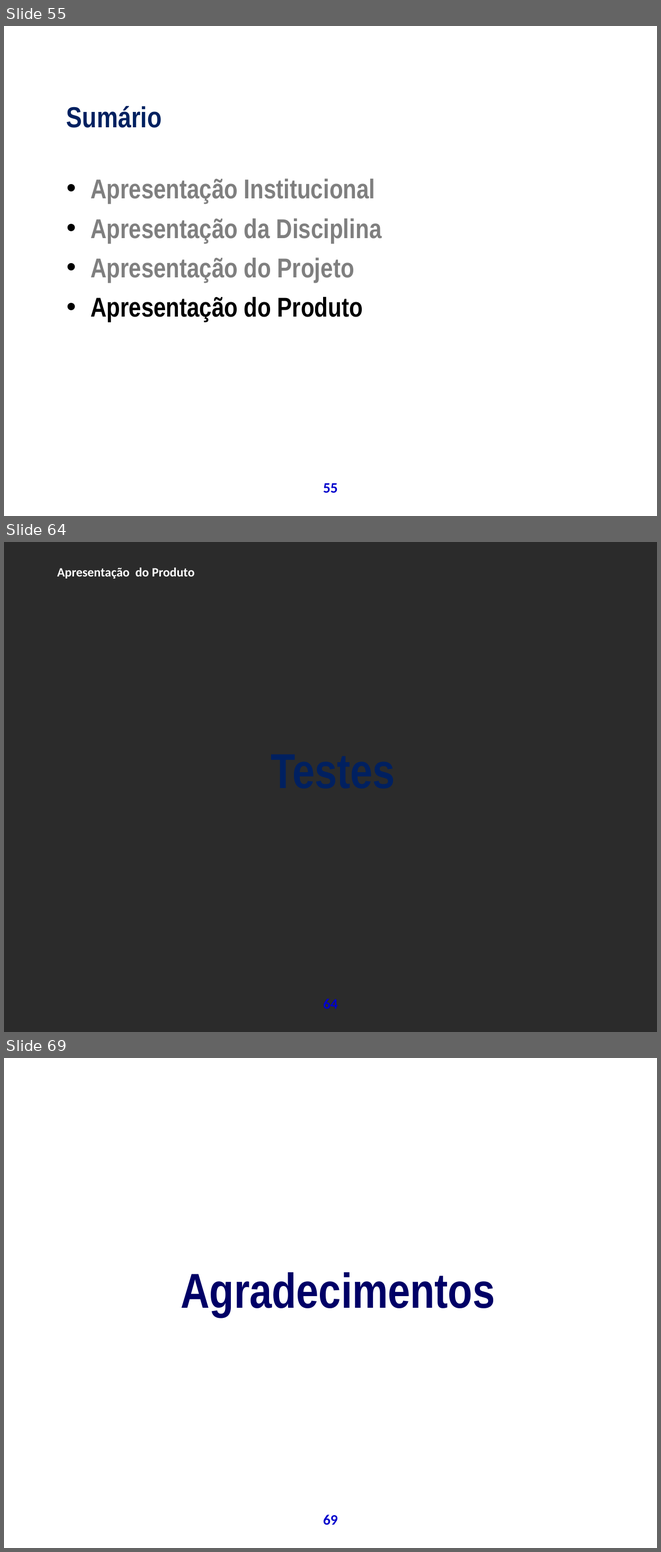
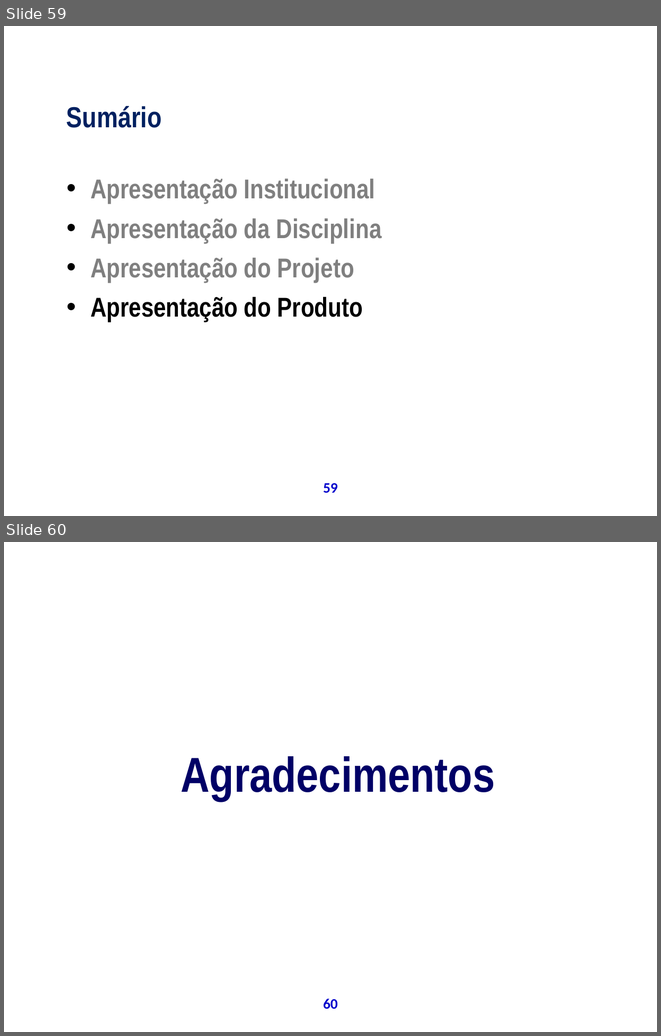
Before and after one commit to theoziran/sislodim, a slide deck: documentos/ProjetoPSA/Apresentação Final.ppt. Shown one above the other, each under a label of ours: slides 55, 64 and 69 before the commit, slides 59 and 60 after it; the slides between them are not shown. The pictures are 661x1552 and 661x1036 pixels, drawn with LibreOffice and Linux fonts; fonts in the diff are those of the drawing; background and template pictures are left out; a plain dark background stands for a picture behind light text. Boxes give left, top, right and bottom in pixels: in the first picture for what was removed or moved away, otherwise in the second. Text is boxed around its words. In the diff, an @@ line names an element or a change of style, - is before the commit and + after.

```diff
--- a/documentos/ProjetoPSA/Apresentação Final.ppt
+++ b/documentos/ProjetoPSA/Apresentação Final.ppt
@@ slide 64 removed at <box>4,542,657,1032</box>, background picture (left out); not listed: 1 template element that a slide beside it also shows @@
@@ text removed at <box>57,567,195,579</box> @@
-Apresentação do Produto
@@ text removed at <box>50,751,616,786</box> @@
-Testes
@@ what was slide 55 is now slide 59 @@
@@ page number at <box>323,483,338,492</box>: text changed @@
-55
+59
@@ what was slide 69 is now slide 60 @@
@@ page number at <box>323,998,338,1008</box>: text changed @@
-69
+60
```
Also in this commit, not shown: 2 slides changed, 4 slides added, 12 other slides removed.
